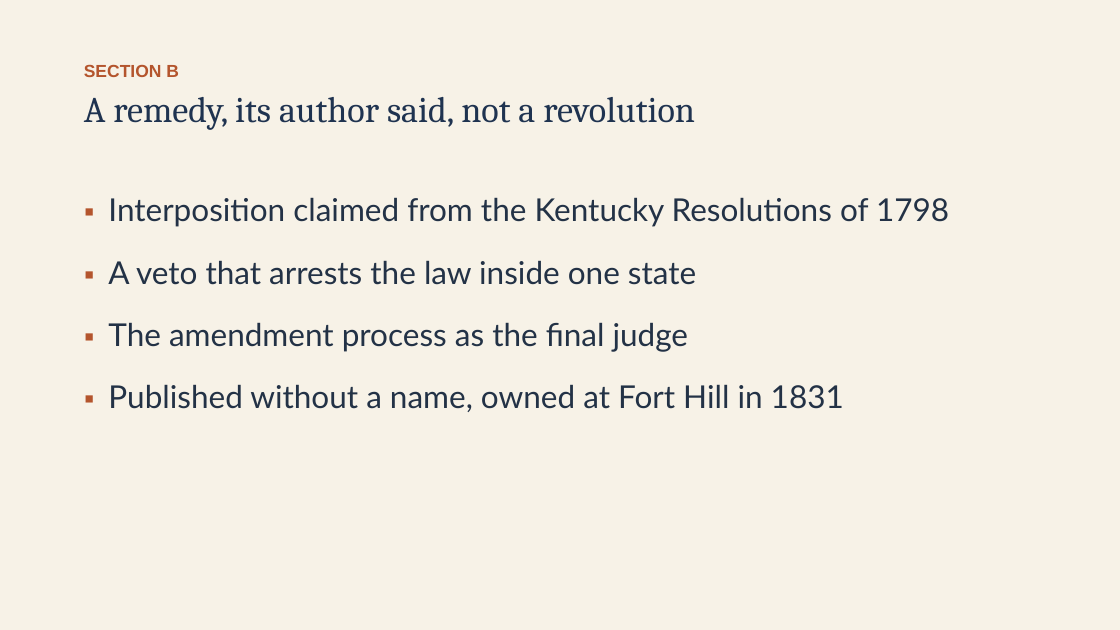
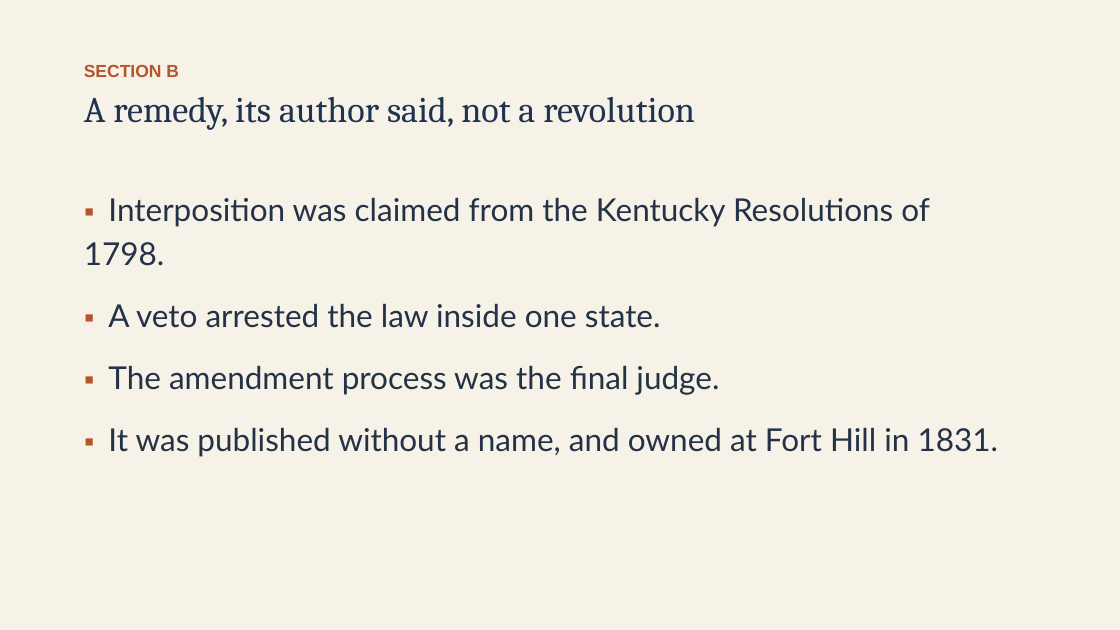
Before and after one commit to ab17gthb/humanities-curriculum-group, a slide deck: slide 8 of jackson-reform/lesson-03/lesson-03-slides.pptx. Drawn at 1120x630 pixels with LibreOffice and Linux fonts; fonts in the diff are those of the drawing. Boxes give left, top, right and bottom in pixels: in the first picture for what was removed or moved away, otherwise in the second. Text is boxed around its words. In the diff, an @@ line names an element or a change of style, - is before the commit and + after.

```diff
--- a/jackson-reform/lesson-03/lesson-03-slides.pptx
+++ b/jackson-reform/lesson-03/lesson-03-slides.pptx
@@ text at box(84, 197, 999, 457): text changed @@
-▪ Interposition claimed from the Kentucky Resolutions of 1798
-▪ A veto that arrests the law inside one state
-▪ The amendment process as the final judge
-▪ Published without a name, owned at Fort Hill in 1831
+▪ Interposition was claimed from the Kentucky Resolutions of 1798.
+▪ A veto arrested the law inside one state.
+▪ The amendment process was the final judge.
+▪ It was published without a name, and owned at Fort Hill in 1831.
```
Also in this commit, not shown: 11 other slides changed, 6 other files.
